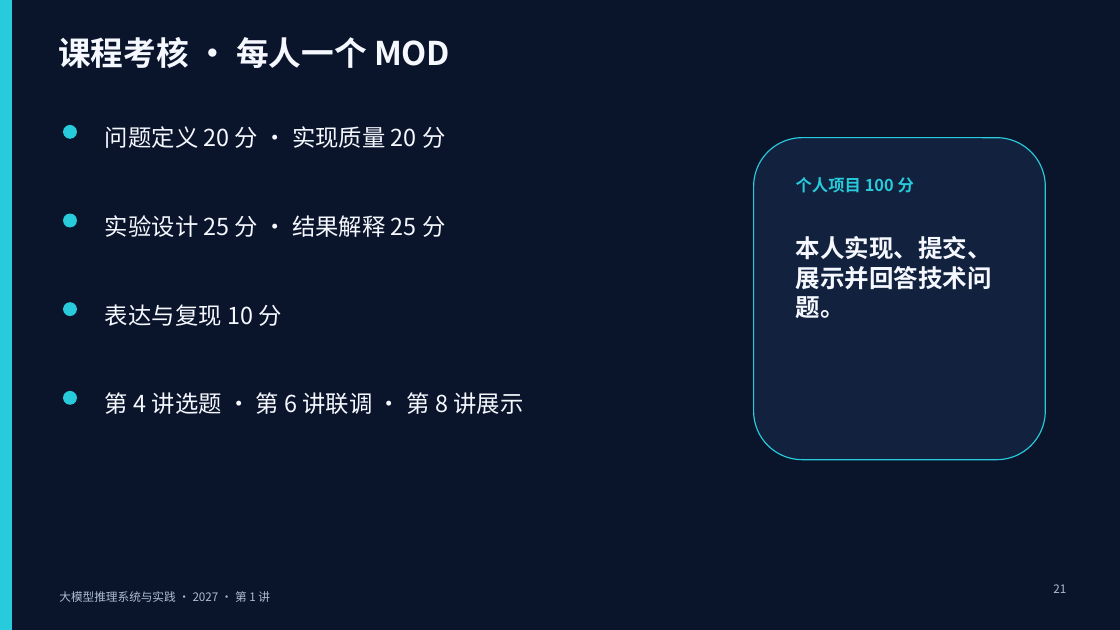
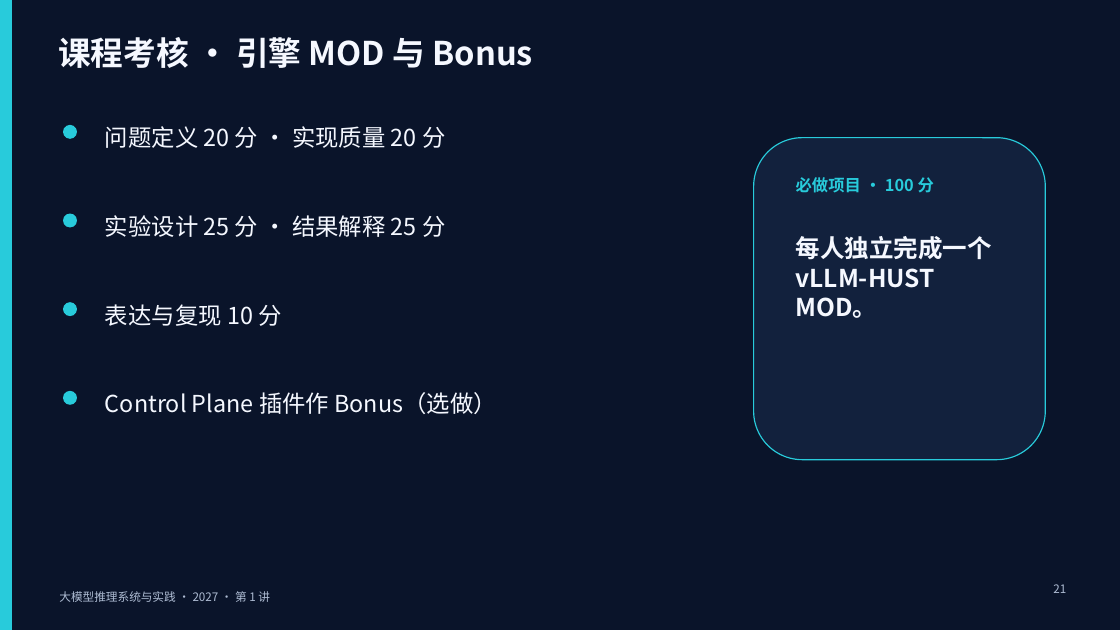
Before and after one commit to vLLM-HUST/intro-to-llm-inference-engines, a slide deck: slide 21 of build/slides/2027/lectures-8-pptx/第01讲_课程导论与评价指标.pptx. Drawn at 1120x630 pixels with LibreOffice and Linux fonts; fonts in the diff are those of the drawing. Boxes give left, top, right and bottom in pixels: in the first picture for what was removed or moved away, otherwise in the second. Text is boxed around its words. In the diff, an @@ line names an element or a change of style, - is before the commit and + after.

Commit message:
Require an engine MOD and add a Control Plane bonus project

```diff
--- a/build/slides/2027/lectures-8-pptx/第01讲_课程导论与评价指标.pptx
+++ b/build/slides/2027/lectures-8-pptx/第01讲_课程导论与评价指标.pptx
@@ text at <box>58,37,534,68</box>: text changed @@
-课程考核 · 每人一个 MOD
+课程考核 · 引擎 MOD 与 Bonus
@@ text at <box>796,177,934,193</box>: text changed @@
-个人项目 100 分
+必做项目 · 100 分
@@ text at <box>796,236,992,318</box>: text changed @@
-本人实现、提交、展示并回答技术问题。
+每人独立完成一个 vLLM-HUST MOD。
@@ text at <box>105,392,496,414</box>: text changed @@
-第 4 讲选题 · 第 6 讲联调 · 第 8 讲展示
+Control Plane 插件作 Bonus（选做）
```
Also in this commit, not shown: 17 other files.
